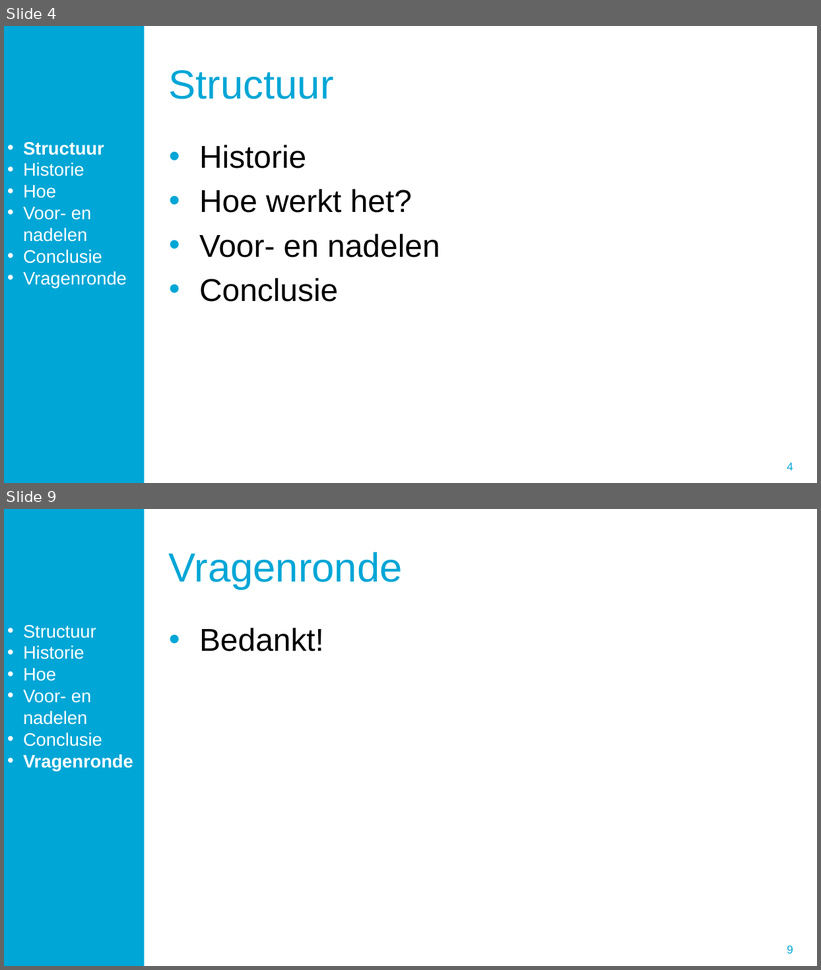
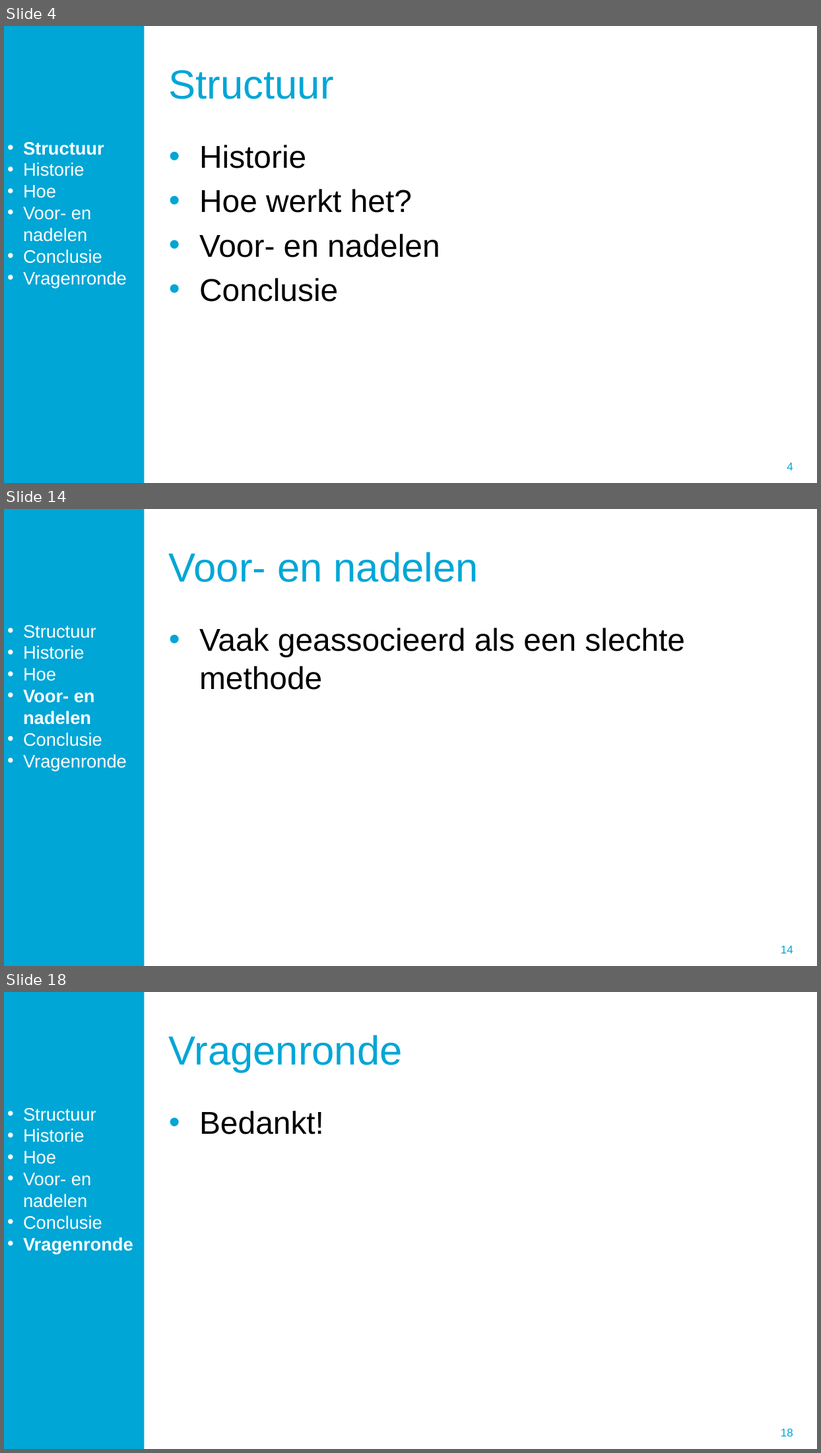
Before and after one commit to Kooltje123/TB241IA_Groep14, a slide deck: Presentatie/Presentatie.pptx. Shown one above the other, each under a label of ours: slides 4 and 9 before the commit, slides 4, 14 and 18 after it; the slides between them are not shown. The pictures are 821x970 and 821x1453 pixels, drawn with LibreOffice and Linux fonts; fonts in the diff are those of the drawing; background and template pictures are left out. Boxes give left, top, right and bottom in pixels: in the first picture for what was removed or moved away, otherwise in the second. Text is boxed around its words. In the diff, an @@ line names an element or a change of style, - is before the commit and + after.

```diff
--- a/Presentatie/Presentatie.pptx
+++ b/Presentatie/Presentatie.pptx
@@ slide 14 added at (x1=4, y1=509, x2=817, y2=966), background #FFFFFF; not listed: 2 template elements that a slide beside it also shows @@
@@ title added at (x1=169, y1=552, x2=479, y2=582), 36 pt, text #00A6D6 @@
+Voor- en nadelen
@@ text added at (x1=23, y1=625, x2=127, y2=771), 16 pt, text #FFFFFF @@
+• Structuur
+• Historie
+• Hoe
+• Voor- en nadelen
+• Conclusie
+• Vragenronde
@@ text added at (x1=199, y1=628, x2=685, y2=690), 28 pt, text #000000 @@
+• Vaak geassocieerd als een slechte methode
@@ what was slide 9 is now slide 18 @@
@@ page number at (x1=781, y1=1429, x2=793, y2=1437): text changed @@
-9
+18
```
Also in this commit, not shown: 12 other slides added, 4 slides removed, 1 other file.
